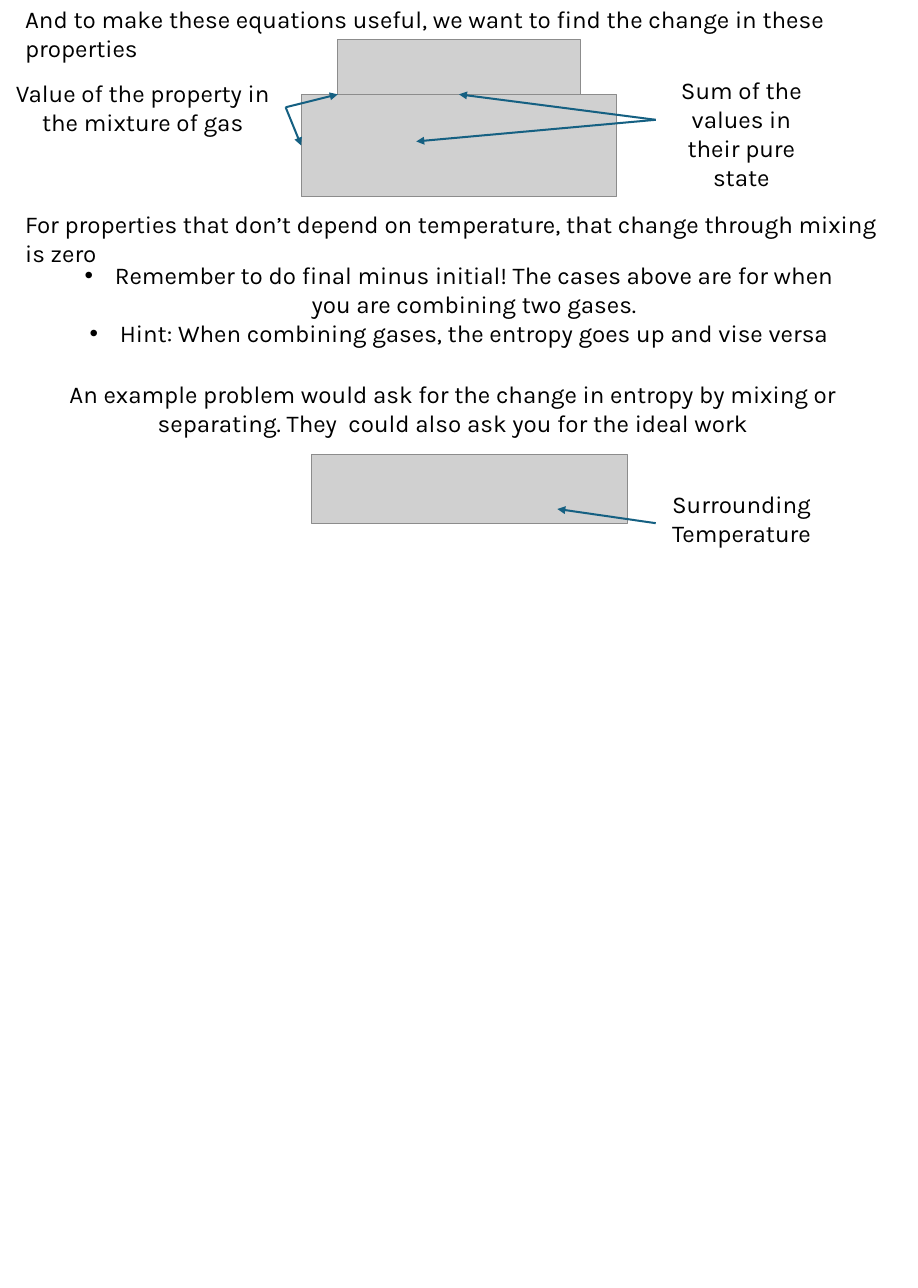
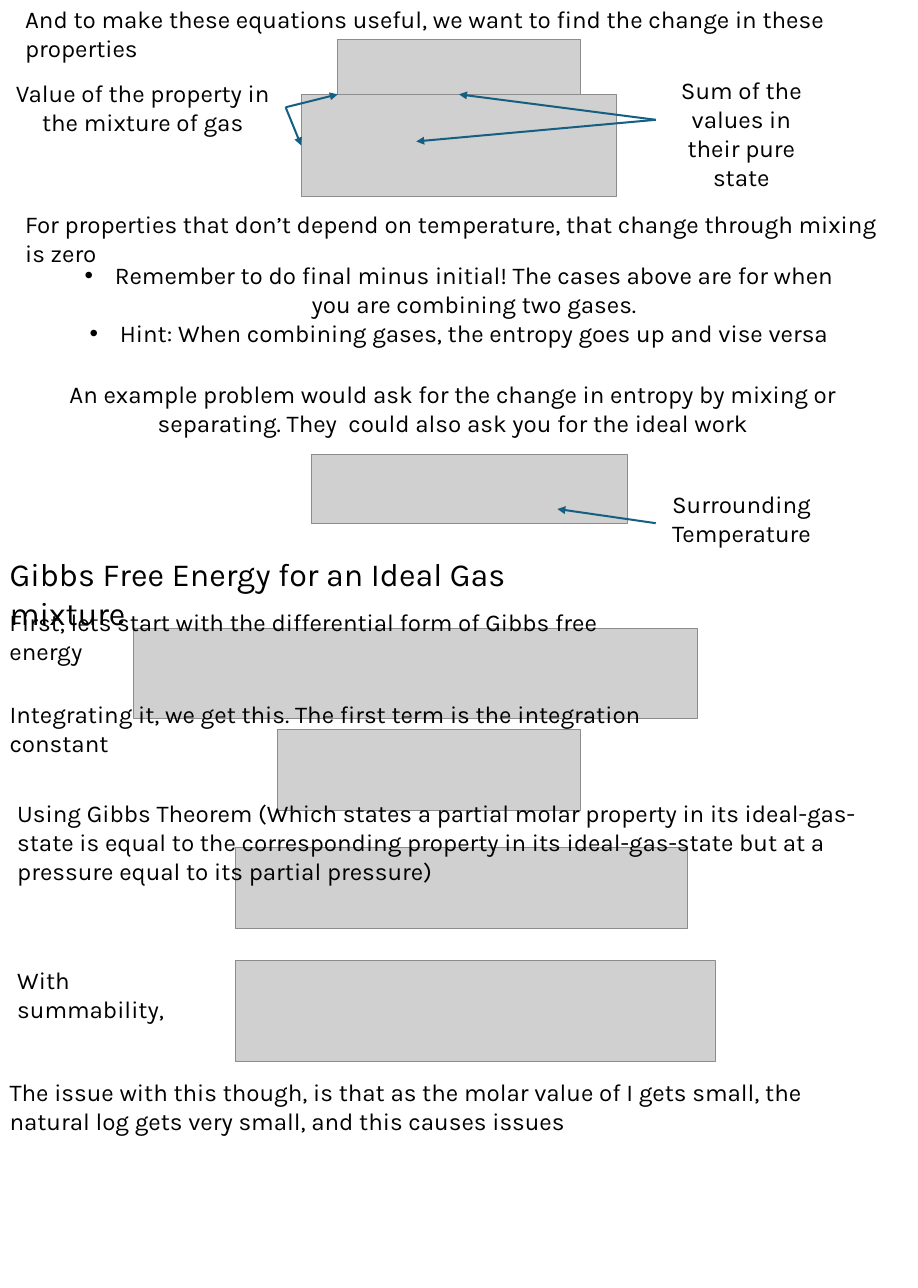
Before and after one commit to 1980s-Space-Guy/Fall24Classes, a slide deck: slide 21 of ThermodynamicsII.pptx. Drawn at 918x1288 pixels with LibreOffice and Linux fonts; fonts in the diff are those of the drawing; grey boxes stand for pictures. Boxes give left, top, right and bottom in pixels: in the first picture for what was removed or moved away, otherwise in the second. Text is boxed around its words. In the diff, an @@ line names an element or a change of style, - is before the commit and + after.

```diff
--- a/ThermodynamicsII.pptx
+++ b/ThermodynamicsII.pptx
@@ text added at (x1=10, y1=564, x2=505, y2=633), 24 pt, text #000000 @@
+Gibbs Free Energy for an Ideal Gas mixture
@@ text added at (x1=9, y1=609, x2=597, y2=636), 18 pt, text #000000 @@
+First, lets start with the differential form of Gibbs free energy
@@ picture added at (x1=134, y1=629, x2=699, y2=719) @@
@@ text added at (x1=10, y1=706, x2=640, y2=729), 18 pt, text #000000 @@
+Integrating it, we get this. The first term is the integration constant
@@ picture added at (x1=278, y1=731, x2=581, y2=811) @@
@@ text added at (x1=17, y1=800, x2=855, y2=885), 18 pt, text #000000 @@
+Using Gibbs Theorem (Which states a partial molar property in its ideal-gas-state is equal to the corresponding property in its ideal-gas-state but at a pressure equal to its partial pressure)
@@ picture added at (x1=236, y1=848, x2=688, y2=929) @@
@@ text added at (x1=17, y1=972, x2=164, y2=1024), 18 pt, text #000000 @@
+With summability,
@@ picture added at (x1=236, y1=961, x2=715, y2=1061) @@
@@ text added at (x1=10, y1=1084, x2=801, y2=1136), 18 pt, text #000000 @@
+The issue with this though, is that as the molar value of I gets small, the natural log gets very small, and this causes issues
```
Also in this commit, not shown: 4 other slides changed, 3 slides added, 1 slide removed, 4 other files.
